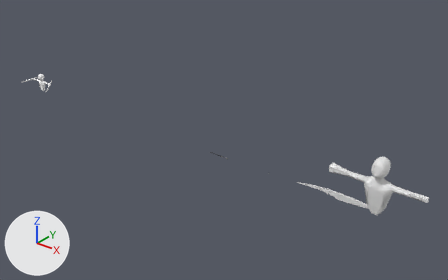
A saved change to the Blender file Project/Assets/Blender/playerAnimation.blend.
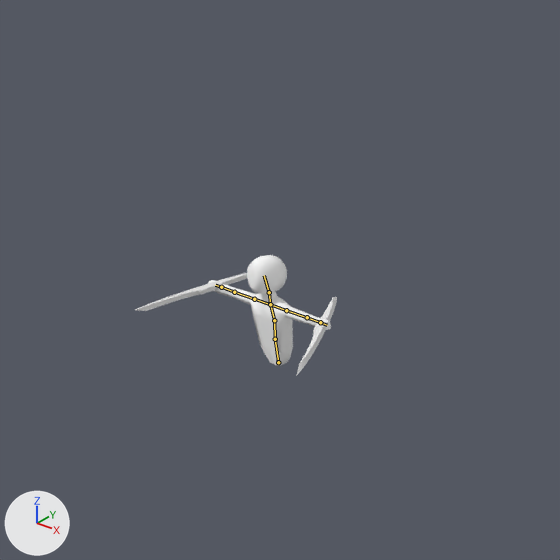
Old and new are each drawn whole from a camera (50 mm lens) standing at (218.2, -147.5, 98.1) and looking at (94.8, 6.8, 2.4) and again close up on the part from 0% to 19% of the width and 12% to 43% of the height. The lights are fixed; the arrows at lower left show +X, +Y and +Z. The bones that bend it are drawn over the model as lines in the close-ups.

Objects in the first close-up: 'playerWeapon_0', 'playerWeapon_1.001', 'player_0'.
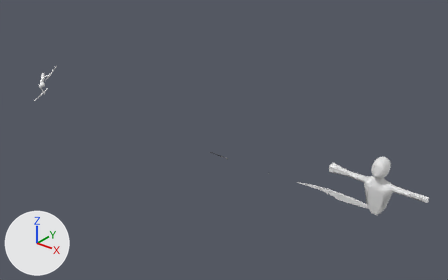
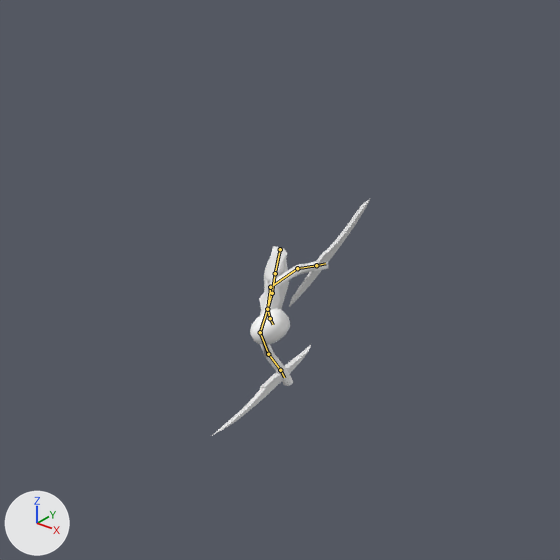
The newer file adds an action. The first version stands in its rest pose; the second is drawn at frame 6 of the action 'stunAttack'.

Boxes [x1, y1, x2, y2] around the edits, measured in the close-ups (560 x 560 px):
```json
{"object": "player_0", "change": "posed", "before": [208, 255, 331, 366], "after": [250, 246, 328, 386], "on screen": "36% narrower, 26% taller"}
{"object": "playerWeapon_0", "change": "posed", "before": [136, 273, 247, 311], "after": [212, 345, 311, 436], "on screen": "11% narrower, 136% taller"}
{"object": "playerWeapon_1.001", "change": "posed", "before": [296, 297, 337, 376], "after": [289, 199, 370, 307], "on screen": "95% wider, 36% taller"}
{"bone": "waist", "before": "(278, 362) to (275, 339)", "after": "(280, 249) to (275, 273)"}
{"bone": "stomach", "before": "(275, 339) to (274, 320)", "after": "(275, 273) to (272, 293)"}
{"bone": "chest", "before": "(274, 320) to (270, 304)", "after": "(272, 293) to (267, 309)"}
{"bone": "neck", "before": "(270, 304) to (269, 292)", "after": "(267, 309) to (270, 318)"}
{"bone": "ボーン.004", "before": "(269, 292) to (264, 275)", "after": "(270, 318) to (273, 324)"}
{"bone": "leftShoulder", "before": "(270, 304) to (286, 310)", "after": "(267, 309) to (270, 287)"}
{"bone": "leftUpperArm", "before": "(286, 310) to (307, 317)", "after": "(270, 287) to (297, 268)"}
{"bone": "leftFoream", "before": "(307, 317) to (320, 322)", "after": "(297, 268) to (316, 265)"}
{"bone": "leftHand", "before": "(320, 322) to (327, 325)", "after": "(316, 265) to (325, 263)"}
{"bone": "rightShoulder", "before": "(270, 304) to (254, 299)", "after": "(267, 309) to (260, 332)"}
{"bone": "rightUpperArm", "before": "(254, 299) to (234, 292)", "after": "(260, 332) to (268, 354)"}
{"bone": "rightForearm", "before": "(234, 292) to (221, 287)", "after": "(268, 354) to (280, 370)"}
{"bone": "rightHand", "before": "(221, 287) to (215, 285)", "after": "(280, 370) to (284, 377)"}
```

Scene script edits in JSON lines:
```json
{"block": "bone_waist", "where": "bone_waist = bpy.data.objects['playerArmature'].pose.bones['waist']"}
{"op": "set", "path": "bone_waist.location", "old": "(0.0, 0.0, 0.0)", "new": "(0.0, 7.58, -1.39)"}
{"op": "set", "path": "bone_waist.rotation_quaternion", "old": "(1.0, 0.0, 0.0, 0.0)", "new": "(-0.172, -0.927, -0.008, -0.333)", "note": "degrees (0, 0, 0) -> degrees (156, -38, 10)"}
{"block": "bone_stomach", "where": "bone_stomach = bpy.data.objects['playerArmature'].pose.bones['stomach']  # child of 'waist'"}
{"op": "set", "path": "bone_stomach.rotation_quaternion", "old": "(1.0, 0.0, 0.0, 0.0)", "new": "(0.922, 0.146, 0.342, -0.107)", "note": "degrees (0, 0, 0) -> degrees (15, 41, -7)"}
{"block": "bone_chest", "where": "bone_chest = bpy.data.objects['playerArmature'].pose.bones['chest']  # child of 'stomach'"}
{"op": "set", "path": "bone_chest.rotation_quaternion", "old": "(1.0, 0.0, 0.0, 0.0)", "new": "(0.987, -0.102, 0.04, -0.116)", "note": "degrees (0, 0, 0) -> degrees (-12, 3, -14)"}
{"block": "bone_neck", "where": "bone_neck = bpy.data.objects['playerArmature'].pose.bones['neck']  # child of 'chest'"}
{"op": "set", "path": "bone_neck.rotation_quaternion", "old": "(1.0, 0.0, 0.0, 0.0)", "new": "(0.92, 0.368, -0.109, -0.084)", "note": "degrees (0, 0, 0) -> degrees (45, -8, -14)"}
{"block": "bone_ボーン_004", "where": "bone_ボーン_004 = bpy.data.objects['playerArmature'].pose.bones['ボーン.004']  # child of 'neck'"}
{"op": "set", "path": "bone_ボーン_004.rotation_quaternion", "old": "(1.0, 0.0, 0.0, 0.0)", "new": "(0.975, 0.037, 0.034, -0.215)", "note": "degrees (0, 0, 0) -> degrees (3, 5, -25)"}
{"block": "bone_leftshoulder", "where": "bone_leftshoulder = bpy.data.objects['playerArmature'].pose.bones['leftShoulder']  # child of 'chest'"}
{"op": "set", "path": "bone_leftshoulder.rotation_quaternion", "old": "(1.0, 0.0, 0.0, 0.0)", "new": "(0.859, 0.094, -0.204, -0.46)", "note": "degrees (0, 0, 0) -> degrees (21, -15, -59)"}
{"block": "bone_leftupperarm", "where": "bone_leftupperarm = bpy.data.objects['playerArmature'].pose.bones['leftUpperArm']  # child of 'leftShoulder'"}
{"op": "set", "path": "bone_leftupperarm.rotation_quaternion", "old": "(1.0, 0.0, 0.0, 0.0)", "new": "(0.71, -0.346, -0.473, -0.39)", "note": "degrees (0, 0, 0) -> degrees (-21, -70, -42)"}
{"block": "bone_leftfoream", "where": "bone_leftfoream = bpy.data.objects['playerArmature'].pose.bones['leftFoream']  # child of 'leftUpperArm'"}
{"op": "set", "path": "bone_leftfoream.rotation_quaternion", "old": "(1.0, 0.0, 0.0, 0.0)", "new": "(0.962, -0.207, 0.128, -0.121)", "note": "degrees (0, 0, 0) -> degrees (-26, 11, -17)"}
{"block": "bone_lefthand", "where": "bone_lefthand = bpy.data.objects['playerArmature'].pose.bones['leftHand']  # child of 'leftFoream'"}
{"op": "set", "path": "bone_lefthand.rotation_quaternion", "old": "(1.0, 0.0, 0.0, 0.0)", "new": "(0.943, 0.059, -0.329, 0.007)", "note": "degrees (0, 0, 0) -> degrees (8, -38, -2)"}
{"block": "bone_rightshoulder", "where": "bone_rightshoulder = bpy.data.objects['playerArmature'].pose.bones['rightShoulder']  # child of 'chest'"}
{"op": "set", "path": "bone_rightshoulder.rotation_quaternion", "old": "(1.0, 0.0, 0.0, 0.0)", "new": "(0.802, 0.315, -0.168, 0.48)", "note": "degrees (0, 0, 0) -> degrees (25, -35, 54)"}
{"block": "bone_rightupperarm", "where": "bone_rightupperarm = bpy.data.objects['playerArmature'].pose.bones['rightUpperArm']  # child of 'rightShoulder'"}
{"op": "set", "path": "bone_rightupperarm.rotation_quaternion", "old": "(1.0, 0.0, 0.0, 0.0)", "new": "(0.855, 0.344, 0.382, -0.068)", "note": "degrees (0, 0, 0) -> degrees (49, 44, 12)"}
{"block": "bone_rightforearm", "where": "bone_rightforearm = bpy.data.objects['playerArmature'].pose.bones['rightForearm']  # child of 'rightUpperArm'"}
{"op": "set", "path": "bone_rightforearm.rotation_quaternion", "old": "(1.0, 0.0, 0.0, 0.0)", "new": "(0.881, 0.162, 0.424, -0.134)", "note": "degrees (0, 0, 0) -> degrees (16, 52, -9)"}
{"block": "bone_righthand", "where": "bone_righthand = bpy.data.objects['playerArmature'].pose.bones['rightHand']  # child of 'rightForearm'"}
{"op": "set", "path": "bone_righthand.rotation_quaternion", "old": "(1.0, 0.0, 0.0, 0.0)", "new": "(0.981, -0.098, 0.169, -0.004)", "note": "degrees (0, 0, 0) -> degrees (-12, 19, -2)"}
```
